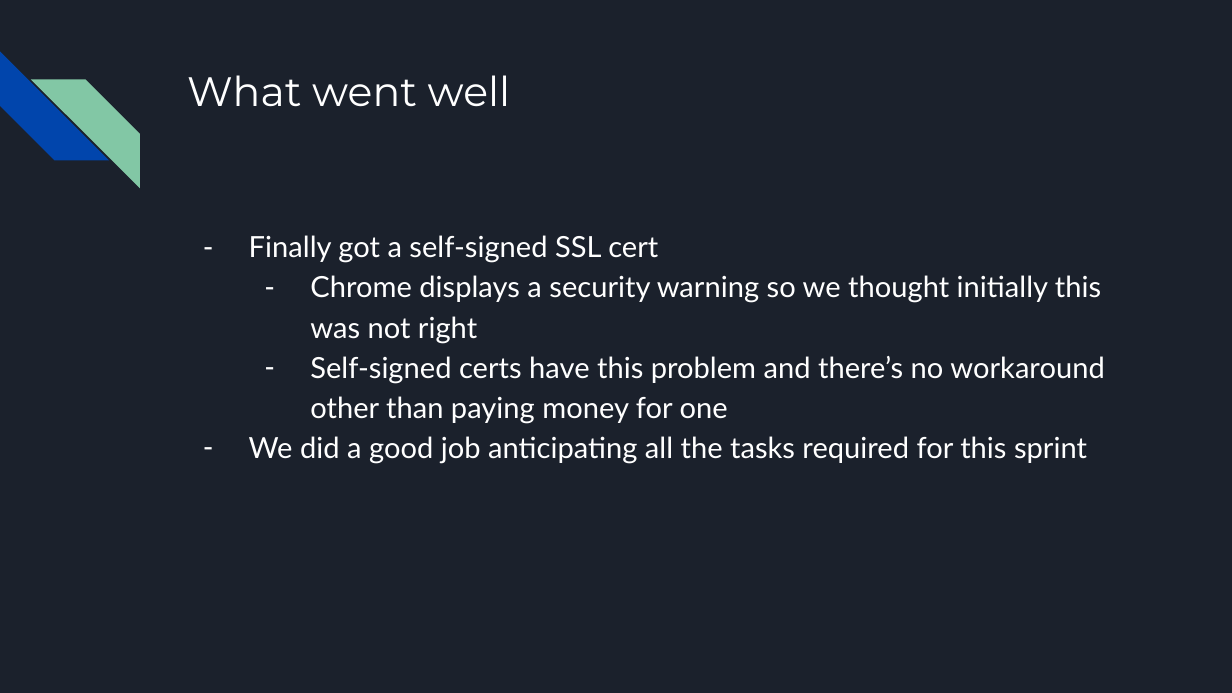
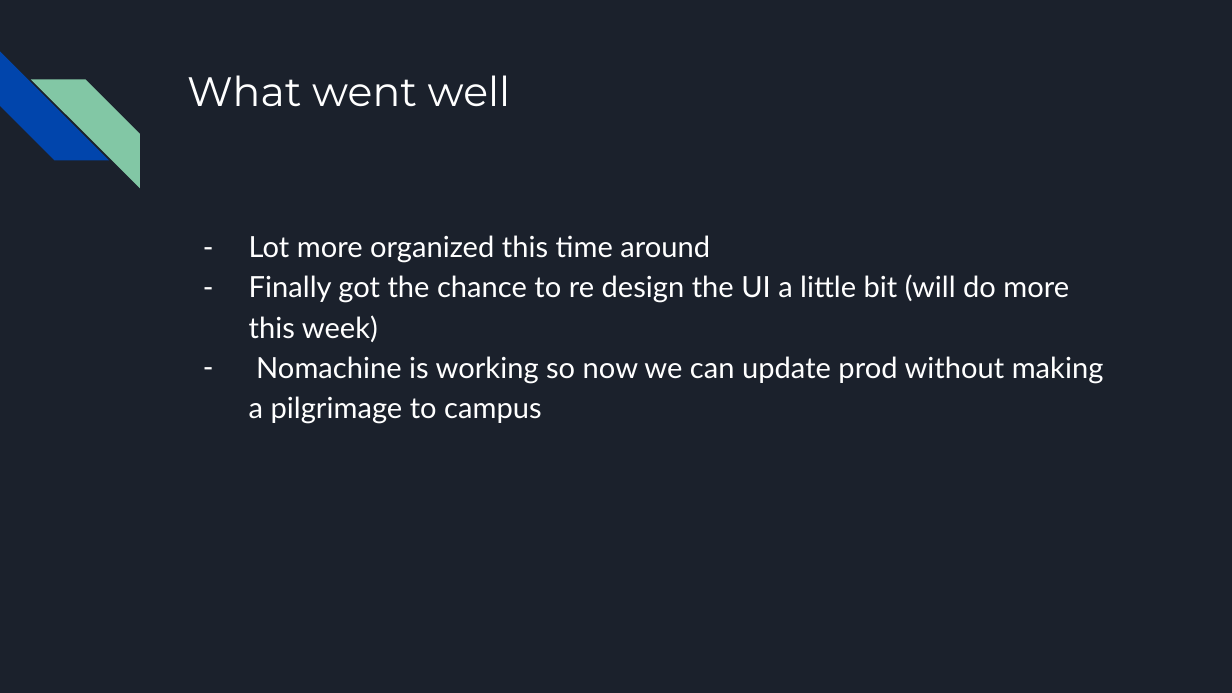
Before and after one commit to irather/Guelph-Scheduler-App, a slide deck: slide 3 of CIS3760_Retro.pptx. Drawn at 1232x693 pixels with LibreOffice and Linux fonts; fonts in the diff are those of the drawing. Boxes give left, top, right and bottom in pixels: in the first picture for what was removed or moved away, otherwise in the second. Text is boxed around its words. In the diff, an @@ line names an element or a change of style, - is before the commit and + after.

```diff
--- a/CIS3760_Retro.pptx
+++ b/CIS3760_Retro.pptx
@@ text at [249,235,1104,424]: text changed @@
-– Finally got a self-signed SSL cert
-  – Chrome displays a security warning so we thought initially this was not right
-  – Self-signed certs have this problem and there’s no workaround other than paying money for one
-– We did a good job anticipating all the tasks required for this sprint
+– Lot more organized this time around
+– Finally got the chance to re design the UI a little bit (will do more this week)
+– Nomachine is working so now we can update prod without making a pilgrimage to campus
```
Also in this commit, not shown: 8 other slides changed, 2 slides added, 2 slides removed.
